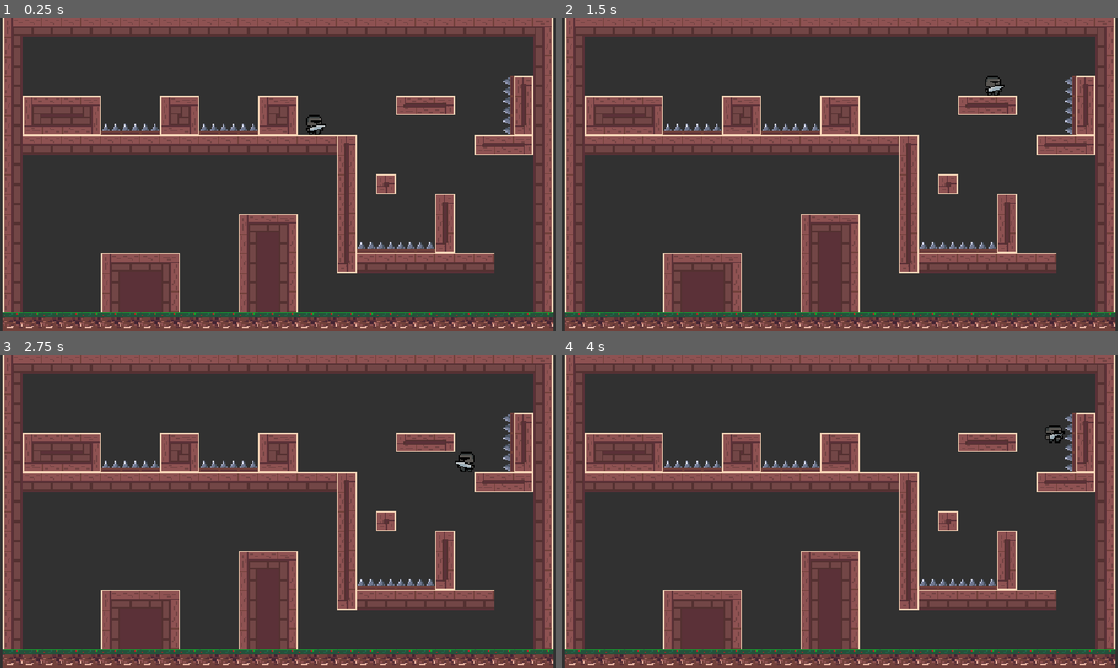
Above: before the commit, frames 1-4 (two rows, left to right).
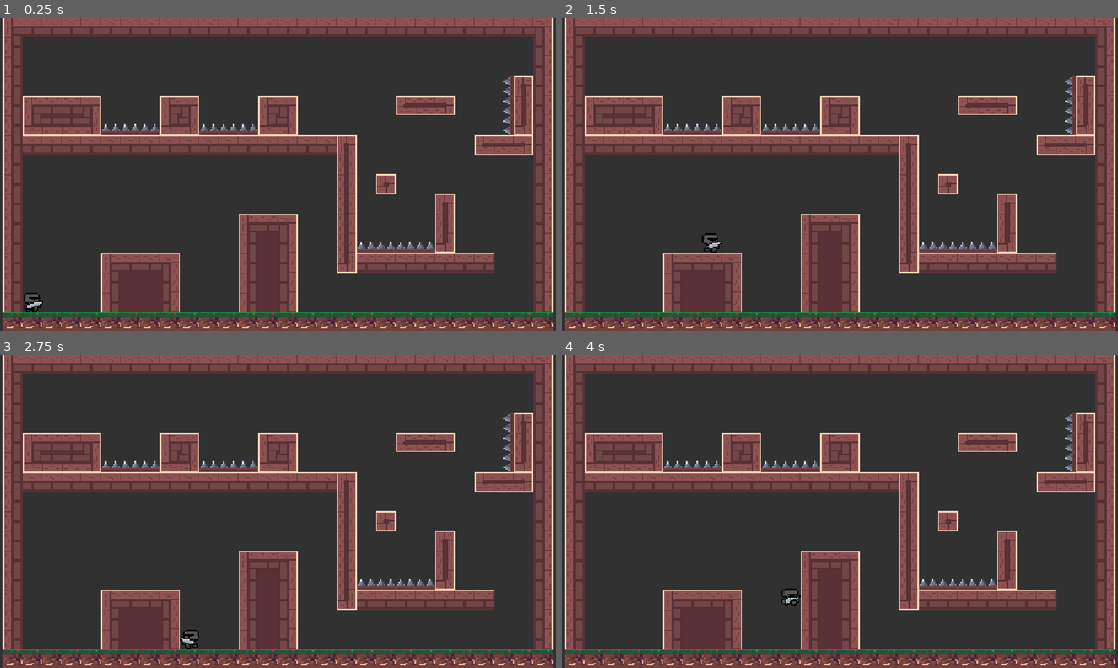
Above: after the commit, the same moments.

Repository: Marcausente/KnightGame2DGodot
Game: Godot game, scene res://Escenas/escena_principal/escena_principal.tscn
Two runs of this game, one before a commit and one after it. Both use one fixed random seed, a clock stepped at 60 frames per second and the inputs below.
Inputs:
- Up to frame 1 (0.25 s): no input
- Up to frame 2 (1.5 s): tap Enter (ui_accept) at 0.5, 0.77 s; hold Right (ui_right) from 0.53 s (still down)
- Up to frame 3 (2.75 s): tap Enter (ui_accept) at 1.52 s; release Right (ui_right) at 2.03 s; hold Left (ui_left) from 2.03 s (still down)
- Up to frame 4 (4 s): release Left (ui_left) at 2.78 s; hold Right (ui_right) from 2.78 s (still down); tap Enter (ui_accept) at 3.02, 3.77 s

The runs differ from the first frame. In frame 1, 0.3% of the frame differs, in the area x 4-59%, y 30-94%; in frame 2, 0.3%; in frame 3, 0.3%; in frame 4, 0.3%.

Commit message:
FIX: Corregida la posicion del personaje en el inicio

Diff:
--- a/Escenas/Nivel1/nivel_1.tscn
+++ b/Escenas/Nivel1/nivel_1.tscn
@@ -13,4 +13,4 @@
 [node name="Bordes" parent="." unique_id=71404413 instance=ExtResource("2_aqv8d")]
 
 [node name="Personaje" parent="." unique_id=1115841959 instance=ExtResource("3_c3j3g")]
-position = Vector2(31, -50)
+position = Vector2(-199, 101)
--- a/Escenas/personaje/personaje.gd
+++ b/Escenas/personaje/personaje.gd
@@ -1,7 +1,7 @@
 extends CharacterBody2D
 
 var _speed: float = 100.00
-var _jump: float = -200.0
+var _jump: float = -250.0
 var contador_salto: int = 2
 
 func _ready(): #Al iniciar el script se ejecuta esta funcion
